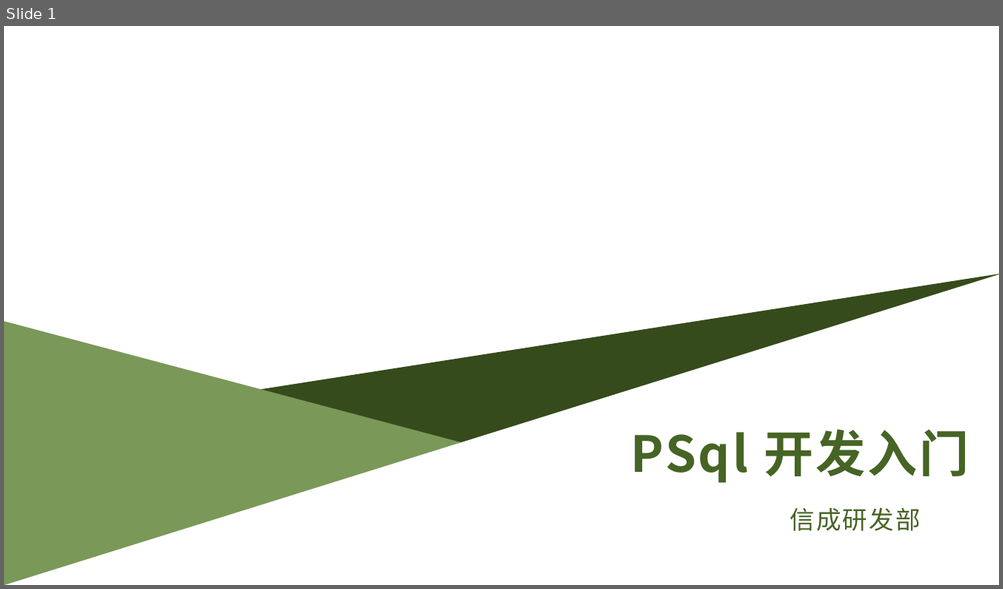
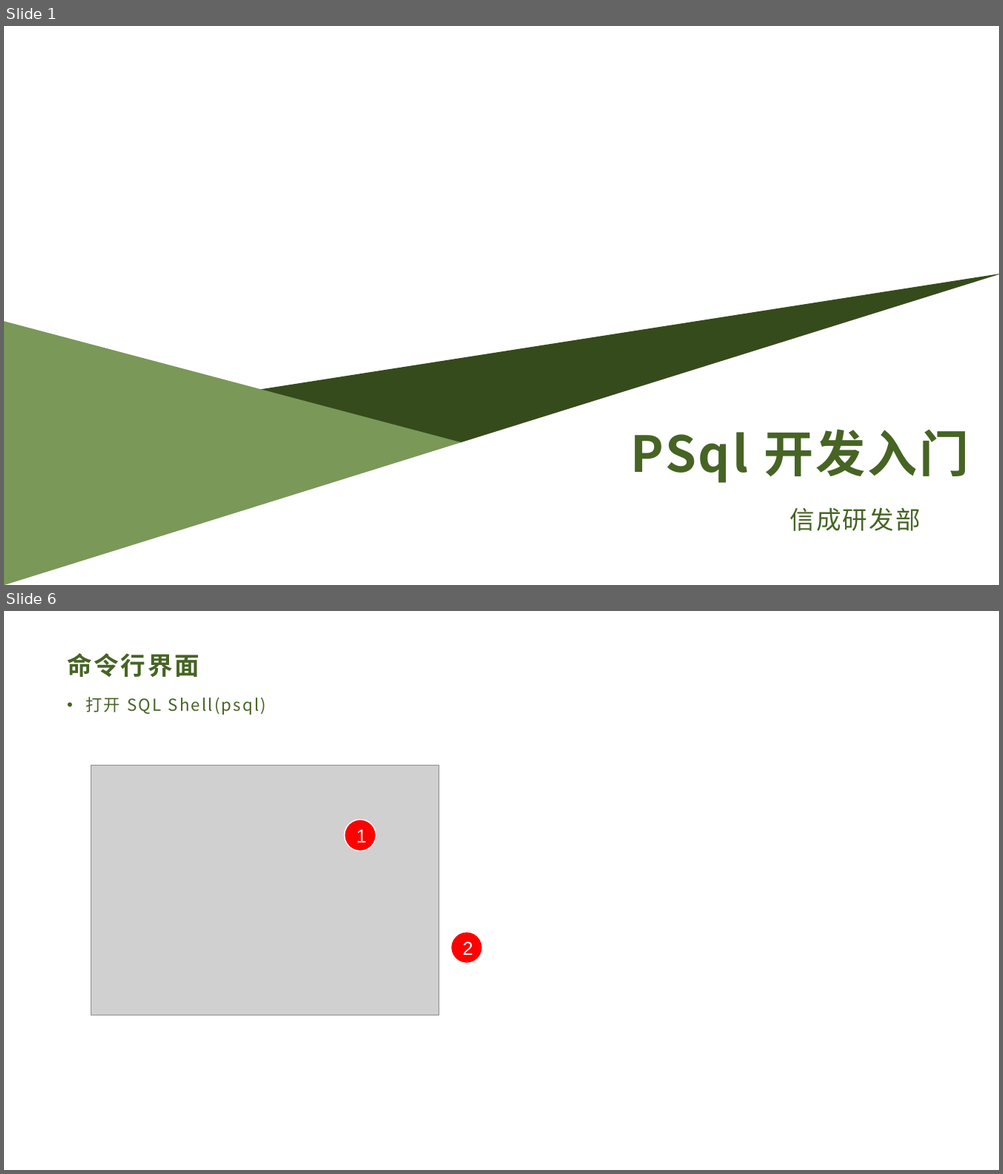
Before and after one commit to dyg540/cpp-study-2020, a slide deck: PSql入门.pptx. Shown one above the other, each under a label of ours: slide 1 before the commit, slides 1 and 6 after it; the slides between them are not shown. The pictures are 1003x589 and 1003x1174 pixels, drawn with LibreOffice and Linux fonts; fonts in the diff are those of the drawing; grey boxes stand for pictures; background and template pictures are left out. Boxes give left, top, right and bottom in pixels: in the first picture for what was removed or moved away, otherwise in the second. Text is boxed around its words. In the diff, an @@ line names an element or a change of style, - is before the commit and + after.

```diff
--- a/PSql入门.pptx
+++ b/PSql入门.pptx
@@ slide 6 added at (4,611,999,1170), background #FFFFFF @@
@@ title added at (67,653,199,677), 24 pt, text #466424, bold @@
+命令行界面
@@ text added at (85,697,267,715), 16 pt, text #466424 @@
+• 打开 SQL Shell(psql)
@@ picture added at (91,766,439,1015) @@
@@ ellipse added at (344,820,375,851), fill #FF0000, outline #FFFFFF 1 pt, 18 pt, text #FFFFFF @@
+1
@@ ellipse added at (451,932,482,963), fill #FF0000, outline #FFFFFF 1 pt, 18 pt, text #FFFFFF @@
+12
```
Also in this commit, not shown: 1 slide changed, 15 other slides added, 1 slide removed, 3 other files.
